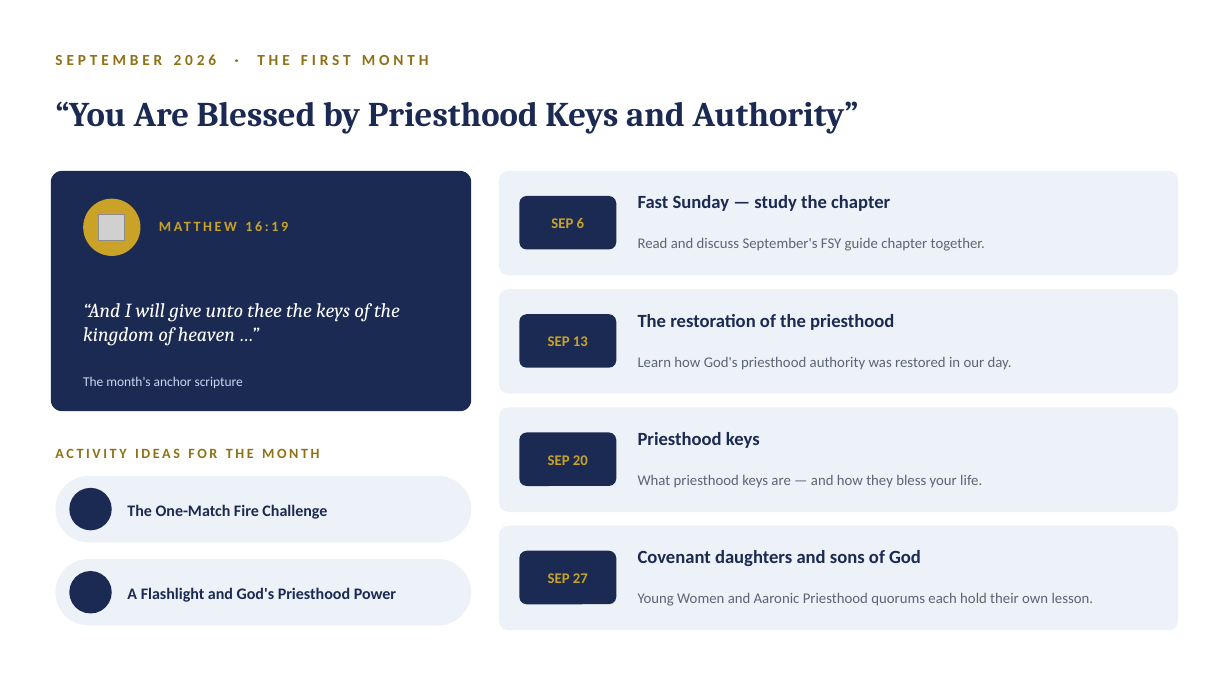
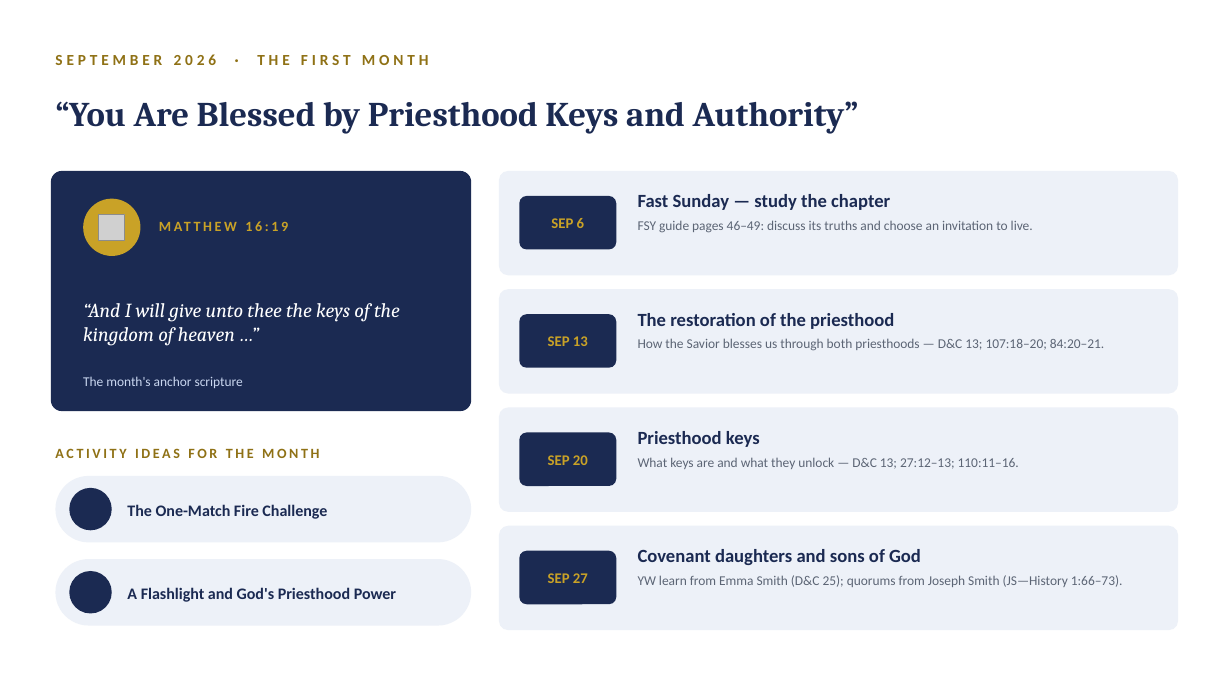
Before and after one commit to hblaylock1/parmagirlscamp, a slide deck: slide 8 of new-sunday-youth-curriculum.pptx (slide 7 before the commit). Drawn at 1232x693 pixels with LibreOffice and Linux fonts; fonts in the diff are those of the drawing; grey boxes stand for pictures; background and template pictures are left out. Boxes give left, top, right and bottom in pixels: in the first picture for what was removed or moved away, otherwise in the second. Text is boxed around its words. In the diff, an @@ line names an element or a change of style, - is before the commit and + after.

```diff
--- a/new-sunday-youth-curriculum.pptx
+++ b/new-sunday-youth-curriculum.pptx
@@ text at <box>638,220,1033,233</box>: text changed; size 11.5 to 10.5 pt @@
-Read and discuss September's FSY guide chapter together.
+FSY guide pages 46–49: discuss its truths and choose an invitation to live.
@@ text at <box>638,338,1104,350</box>: text changed; size 11.5 to 10.5 pt @@
-Learn how God's priesthood authority was restored in our day.
+How the Savior blesses us through both priesthoods — D&C 13; 107:18–20; 84:20–21.
@@ text at <box>638,457,1019,469</box>: text changed; size 11.5 to 10.5 pt @@
-What priesthood keys are — and how they bless your life.
+What keys are and what they unlock — D&C 13; 27:12–13; 110:11–16.
@@ vertical alignment middle to top in 4 elements at <box>638,457,1019,469</box>, <box>638,220,1033,233</box>, <box>638,338,1104,350</box>, <box>638,575,1123,587</box> @@
@@ text at <box>638,575,1123,587</box>: text changed; size 11.5 to 10.5 pt @@
-Young Women and Aaronic Priesthood quorums each hold their own lesson.
+YW learn from Emma Smith (D&C 25); quorums from Joseph Smith (JS—History 1:66–73).
```
Also in this commit, not shown: 1 slide added, 1 other file.
